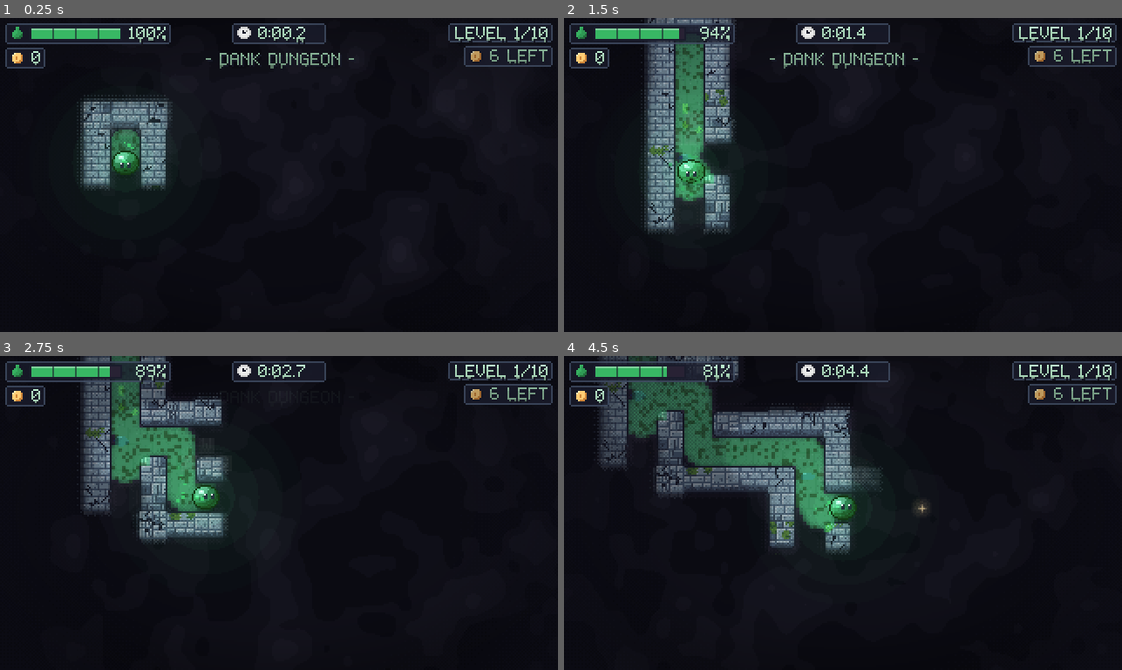
Above: before the commit, frames 1-4 (two rows, left to right).
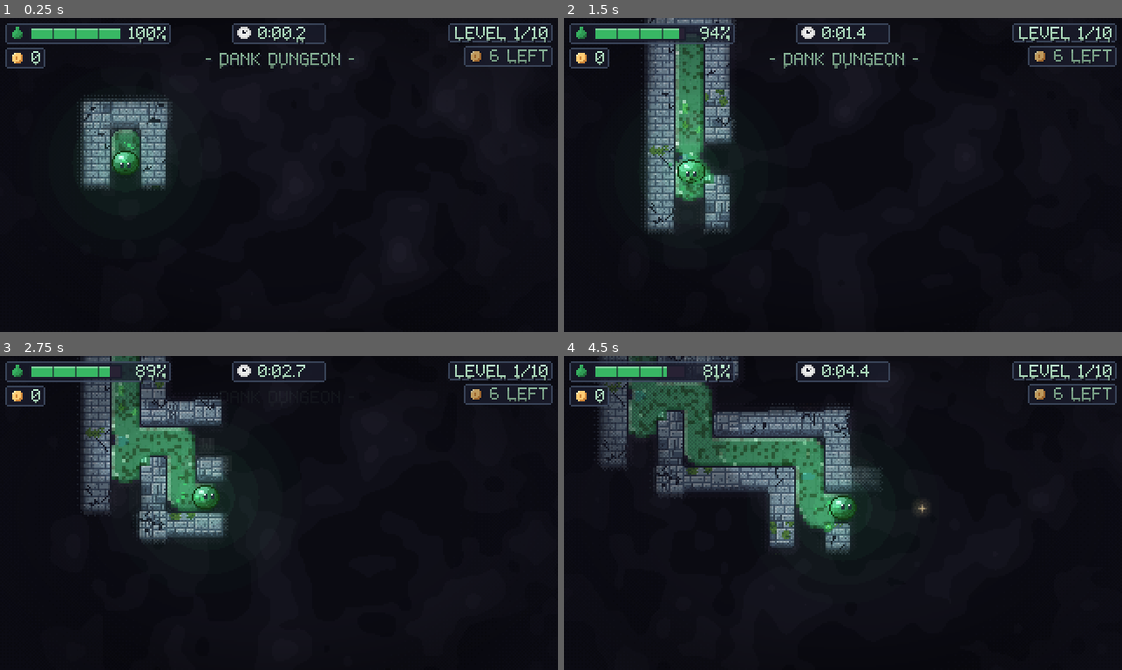
Above: after the commit, the same moments.

Repository: AveryBlue-GD/slime-time
Game: Godot game, scene res://tests/demo.tscn
Same seed, same stepped clock (60 frames per second), same inputs: the game is played once before the commit and once after it. This scene is started directly instead of the project's main scene.
Inputs (mouse positions are in pixels of both pictures, inside the frame that each line leads up to):
- Up to frame 1 (0.25 s): no input
- Up to frame 2 (1.5 s): tap Enter at 0.5 s; move the mouse to (815, 237) at 0.52 s; hold W (move_up) 0.53-1.25 s; tap F (interact) at 0.6 s; click (815, 237) at 0.67 s; tap Space (jump) at 0.77, 1.07 s; drag from (1010, 222) to (815, 237) at 1.27 s
- Up to frame 3 (2.75 s): move the mouse to (111, 465) at 2.02 s; hold A (move_left) from 2.03 s (still down); tap J at 2.1 s
- Up to frame 4 (4.5 s): release A (move_left) at 2.75 s; drag from (870, 513) to (675, 465) at 2.77 s; move the mouse to (759, 434) at 3.52 s; hold S (move_down) 3.53-4.25 s; tap F (interact) at 3.6 s; tap Space (jump) at 3.77, 4.07 s; drag from (965, 497) to (759, 434) at 4.27 s

The runs differ from the first frame. In frame 1, less than 0.1% of the frame differs, in the area x 20-24%, y 35-45%; in frame 2, 0.3%; in frame 3, 0.5%; in frame 4, 0.7%, in the area x 11-50%, y 8-57%.

Commit message:
Trail shader: dark rim, top-left bevel and rare twinkle on the goo trail
Co-Authored-By: Claude Sonnet 5.5 <noreply@anthropic.com>

Diff:
--- /dev/null
+++ b/assets/shaders/trail.gdshader
@@ -0,0 +1,44 @@
+shader_type canvas_item;
+
+// The goo trail: the trail image holds one 2 px cell per painted spot in the skin's goo colors
+// (rainbow included). This adds the look of a raised blob lit from the top left: a dark rim on
+// the lower/right edges, a bright bevel on the upper/left edges and rare twinkling specks. The
+// cell colors are kept, so every skin (and the rainbow) is tinted by what is stored.
+// Texture is sampled with nearest filtering; no arrays, 4 extra taps on painted cells only.
+
+uniform float animate = 1.0;      // 0 = no twinkle (Reduce Motion)
+uniform float rim_dark = 0.55;    // brightness of the shaded edge
+uniform float bevel_lift = 0.42;  // how far the lit edge moves toward white
+
+float hash(vec2 p) {
+	vec3 q = fract(vec3(p.xyx) * 0.1031);
+	q += dot(q, q.yzx + 33.33);
+	return fract((q.x + q.y) * q.z);
+}
+
+void fragment() {
+	vec4 t = texture(TEXTURE, UV);
+	if (t.a < 0.01) { discard; }
+	vec2 px = TEXTURE_PIXEL_SIZE;
+	float up = step(0.01, texture(TEXTURE, UV + vec2(0.0, -px.y)).a);
+	float lf = step(0.01, texture(TEXTURE, UV + vec2(-px.x, 0.0)).a);
+	float dn = step(0.01, texture(TEXTURE, UV + vec2(0.0, px.y)).a);
+	float rt = step(0.01, texture(TEXTURE, UV + vec2(px.x, 0.0)).a);
+	vec3 c = t.rgb;
+	float a = t.a;
+	if (dn < 0.5 || rt < 0.5) {
+		c *= rim_dark;
+		a = min(1.0, a + 0.3);
+	} else if (up < 0.5 || lf < 0.5) {
+		c = mix(c, vec3(1.0), bevel_lift);
+		a = min(1.0, a + 0.2);
+	}
+	vec2 cell = floor(UV / px);
+	float g = hash(cell);
+	if (g > 0.985) {
+		float tw = animate > 0.5 ? 0.5 + 0.5 * sin(TIME * 3.0 + g * 80.0) : 0.5;
+		c = mix(c, vec3(1.0), 0.35 + 0.4 * tw);
+		a = min(1.0, a + 0.25);
+	}
+	COLOR = vec4(c, a);
+}
--- a/scripts/game.gd
+++ b/scripts/game.gd
@@ -608,6 +608,10 @@
 	trail_sprite.scale = Vector2(FOG_CELL, FOG_CELL)
 	fog_sprite.position = -BORDER_PX
 	trail_sprite.position = -BORDER_PX
+	var trail_material := ShaderMaterial.new()
+	trail_material.shader = preload("res://assets/shaders/trail.gdshader")
+	trail_material.set_shader_parameter("animate", motion_scale())
+	trail_sprite.material = trail_material
 	_build_trail_glow()
 
 	var fog_material := ShaderMaterial.new()
Binary file added: docs/polish-shots/phase2_before_hub.png
Binary file added: docs/polish-shots/phase2_before_l1.png
Binary file added: docs/polish-shots/phase2_before_l10.png
Binary file added: docs/polish-shots/phase2_before_l5.png
Binary file added: docs/polish-shots/phase2_before_title.png
Binary file added: docs/polish-shots/phase2_trail_after_l1.png
Binary file added: docs/polish-shots/phase2_trail_before_l1.png
